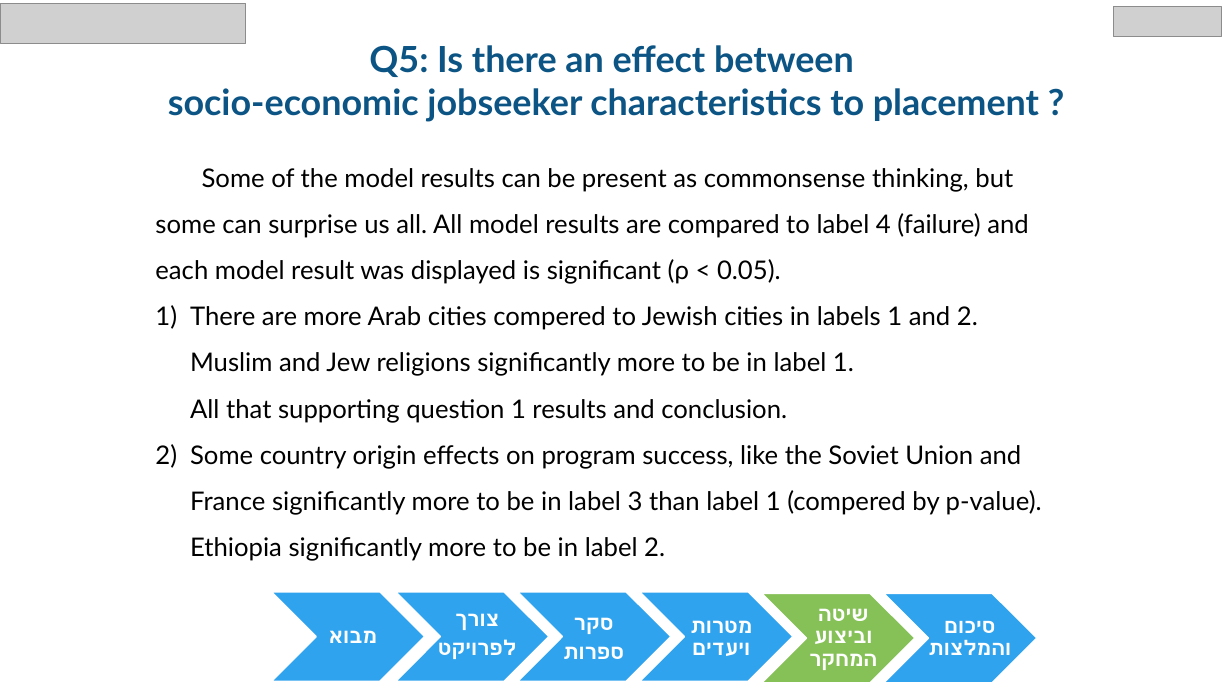
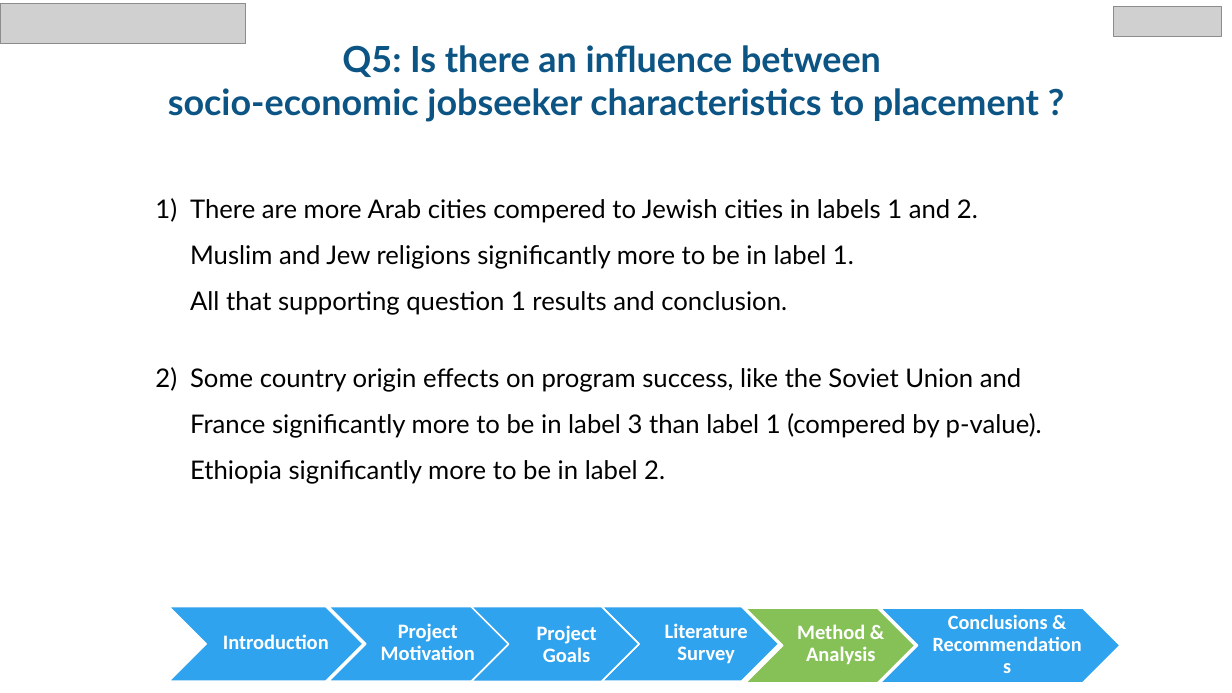
Before and after one commit to chen890/Final-Research-Project---IES, a slide deck: slide 26 of English Final Project.pptx (slide 27 before the commit). Drawn at 1232x693 pixels with LibreOffice and Linux fonts; fonts in the diff are those of the drawing; grey boxes stand for pictures; background and template pictures are left out. Boxes give left, top, right and bottom in pixels: in the first picture for what was removed or moved away, otherwise in the second. Text is boxed around its words. In the diff, an @@ line names an element or a change of style, - is before the commit and + after.

```diff
--- a/English Final Project.pptx
+++ b/English Final Project.pptx
@@ text at box(342, 45, 881, 77): text changed @@
-Q5: Is there an effect between
+Q5: Is there an influence between
@@ text "There are more Arab cities ...": place and size @@
-text "There are more Arab cities ..." at box(155, 168, 1042, 561)
+text "There are more Arab cities ..." at box(190, 199, 1042, 484)
@@ text at box(155, 168, 1029, 284): paragraph removed @@
-Some of the model results can be present as commonsense thinking, but some can surprise us all. All model results are compared to label 4 (failure) and each model result was displayed is significant (ρ < 0.05).
@@ chevron: place and size @@
-chevron at box(272, 592, 425, 681)
+chevron at box(169, 606, 363, 681)
@@ chevron: place and size @@
-chevron at box(396, 592, 549, 681)
+chevron at box(328, 606, 508, 681)
@@ text at box(381, 623, 475, 660): text changed @@
-צורך
-לפרויקט
+Project Motivation
@@ chevron: place and size @@
-chevron at box(640, 592, 793, 681)
+chevron at box(471, 607, 640, 682)
@@ text at box(537, 625, 597, 662): text changed @@
-מטרות ויעדים
+Project Goals
@@ chevron: place and size @@
-chevron at box(518, 592, 671, 681)
+chevron at box(602, 606, 779, 681)
@@ text at box(665, 623, 748, 664): text changed @@
-סקר
-ספרות
+Literature Survey
@@ chevron: place and size @@
-chevron at box(762, 593, 915, 683)
+chevron at box(746, 608, 916, 683)
@@ text at box(797, 624, 875, 664): text changed @@
-שיטה וביצוע המחקר
+Method & Analysis
@@ chevron: place and size @@
-chevron at box(884, 593, 1037, 683)
+chevron at box(881, 608, 1121, 683)
@@ text at box(948, 614, 1048, 629): text changed @@
-סיכום והמלצות
+Conclusions & Recommendations
@@ text at box(223, 634, 329, 649): text changed @@
-מבוא
+Introduction
```
Also in this commit, not shown: 31 other slides changed, 1 slide added, 2 slides removed, 1 other file.
